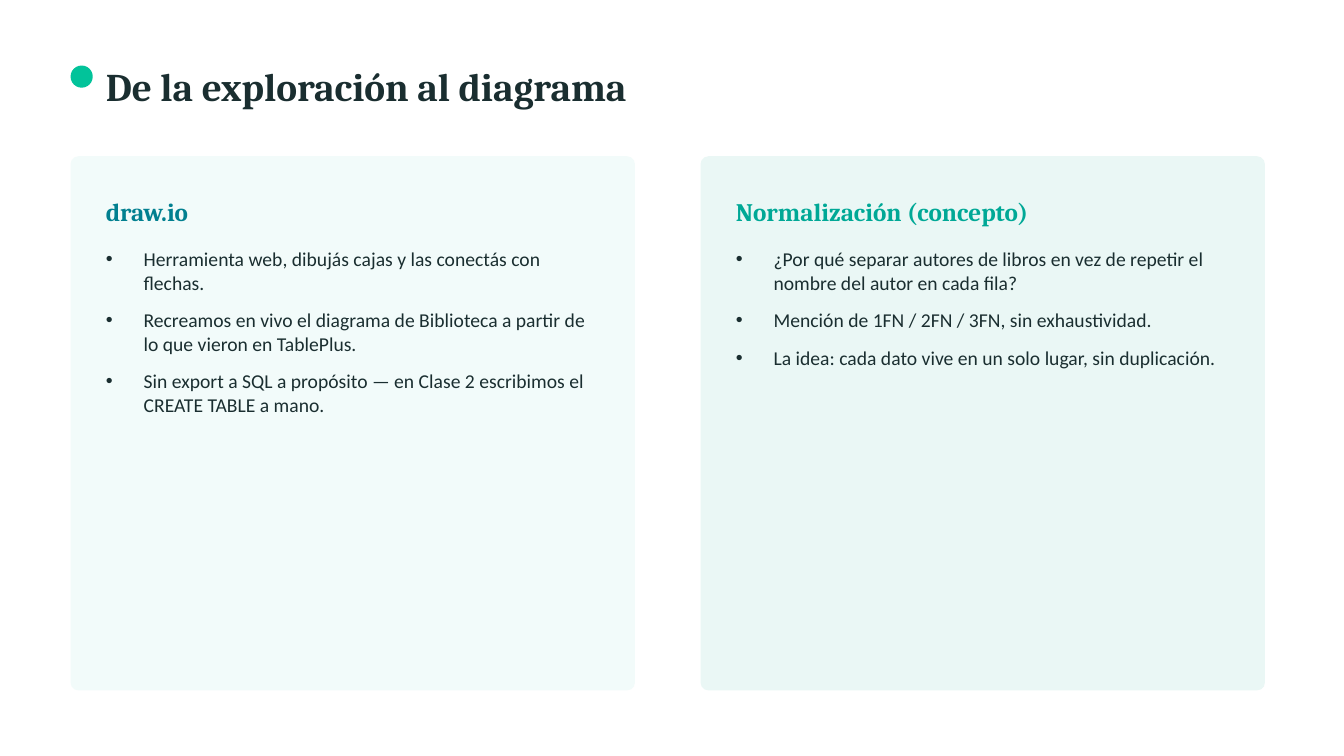
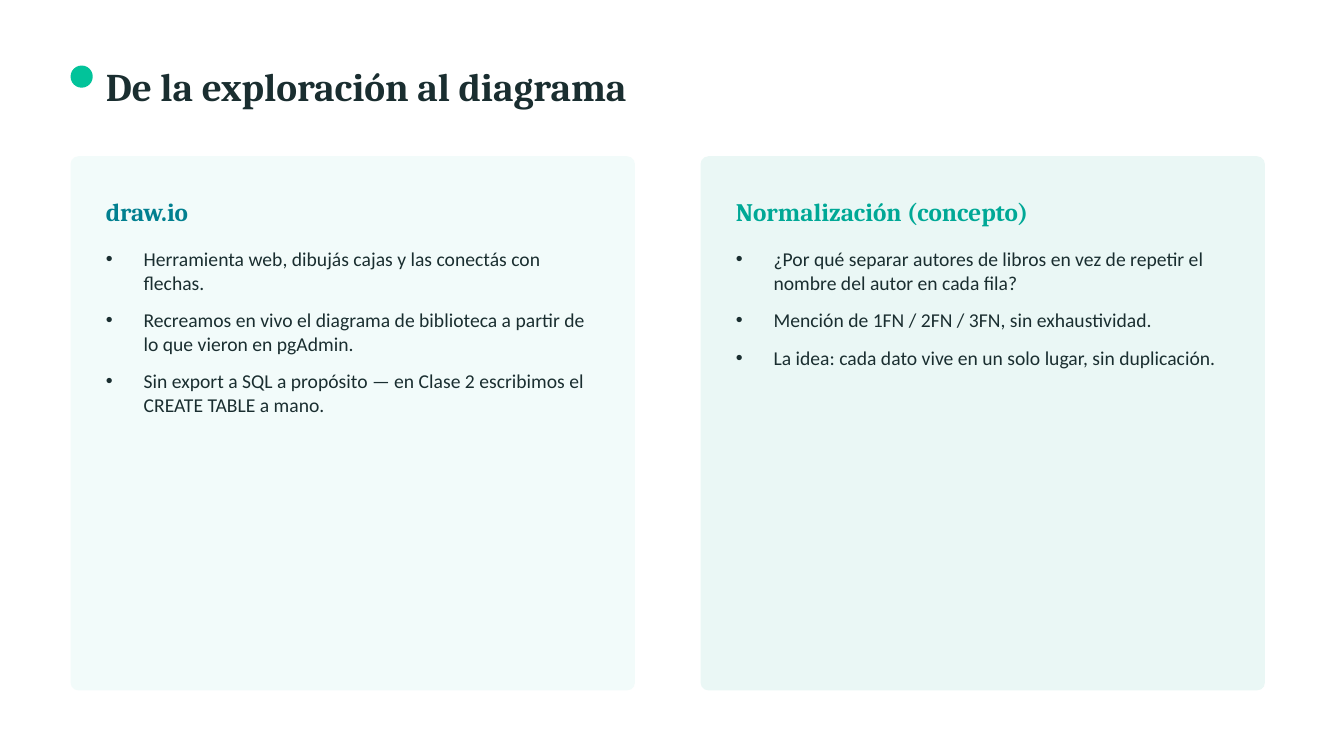
Before and after one commit to rafaelmogollon-gm2dev/backend-bootcamp-manejo-de-datos, a slide deck: slide 10 of clases/clase-1/presentacion.pptx. Drawn at 1344x756 pixels with LibreOffice and Linux fonts; fonts in the diff are those of the drawing. Boxes give left, top, right and bottom in pixels: in the first picture for what was removed or moved away, otherwise in the second. Text is boxed around its words. In the diff, an @@ line names an element or a change of style, - is before the commit and + after.

```diff
--- a/clases/clase-1/presentacion.pptx
+++ b/clases/clase-1/presentacion.pptx
@@ text at (x1=144, y1=313, x2=584, y2=355): text changed @@
-• Recreamos en vivo el diagrama de Biblioteca a partir de lo que vieron en TablePlus.
+• Recreamos en vivo el diagrama de biblioteca a partir de lo que vieron en pgAdmin.
```
Also in this commit, not shown: 1 other slide changed, 9 other files.
